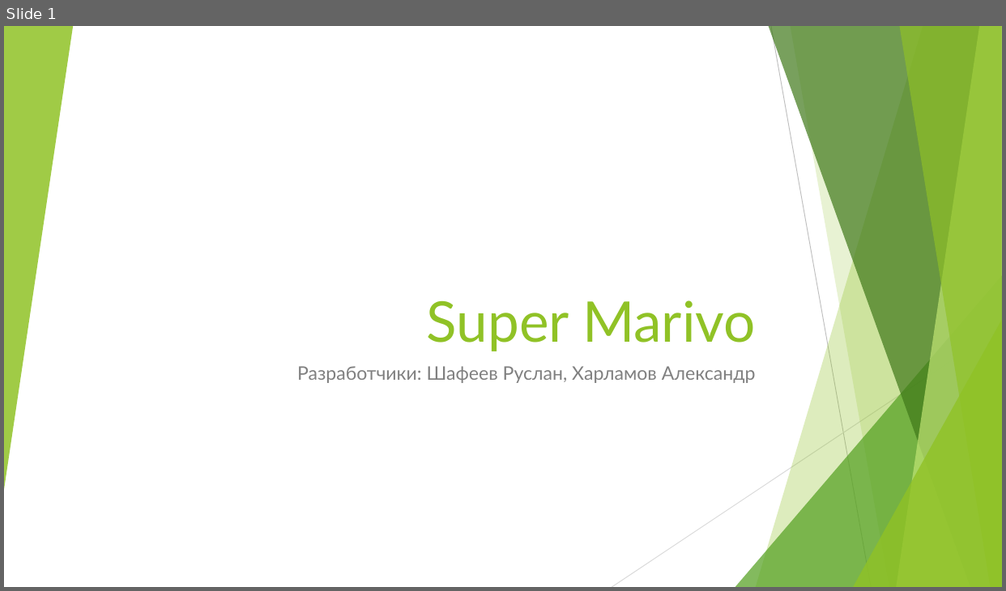
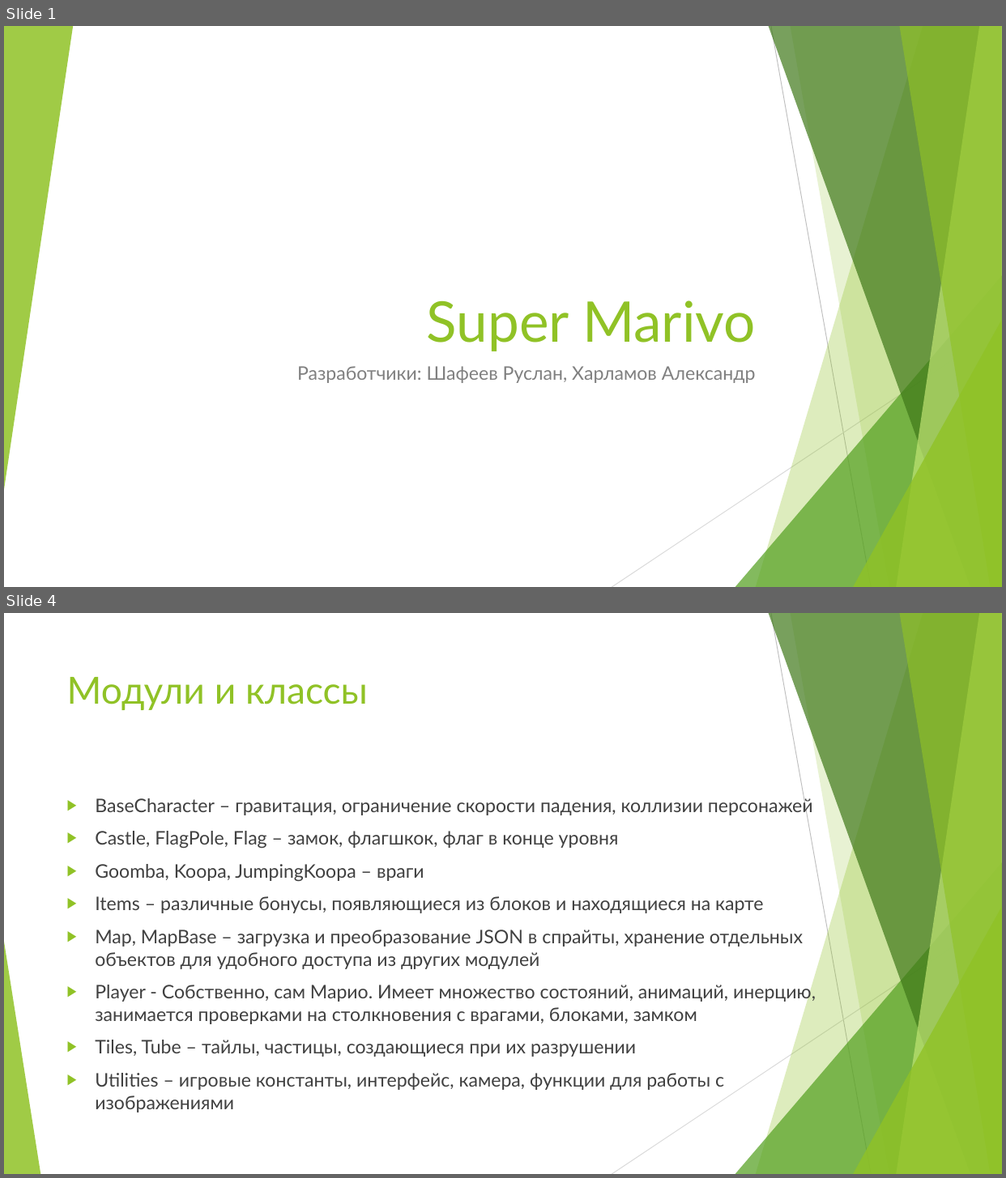
Before and after one commit to RuslanShafeev/marivo, a slide deck: Super Marivo.pptx. Shown one above the other, each under a label of ours: slide 1 before the commit, slides 1 and 4 after it; the slides between them are not shown. The pictures are 1006x591 and 1006x1178 pixels, drawn with LibreOffice and Linux fonts; fonts in the diff are those of the drawing. Boxes give left, top, right and bottom in pixels: in the first picture for what was removed or moved away, otherwise in the second. Text is boxed around its words. In the diff, an @@ line names an element or a change of style, - is before the commit and + after.

```diff
--- a/Super Marivo.pptx
+++ b/Super Marivo.pptx
@@ slide 4 added at [4,613,1002,1174], background #FFFFFF; not listed: 9 template elements that a slide beside it also shows @@
@@ title added at [67,677,368,710], 36 pt, text #90C226 @@
+Модули и классы
@@ text added at [95,796,816,1113], 18 pt, text #404040 @@
+▶ BaseCharacter – гравитация, ограничение скорости падения, коллизии персонажей
+▶ Castle, FlagPole, Flag – замок, флагшкок, флаг в конце уровня
+▶ Goomba, Koopa, JumpingKoopa – враги
+▶ Items – различные бонусы, появляющиеся из блоков и находящиеся на карте
+▶ Map, MapBase – загрузка и преобразование JSON в спрайты, хранение отдельных объектов для удобного доступа из других модулей
+▶ Player - Собственно, сам Марио. Имеет множество состояний, анимаций, инерцию, занимается проверками на столкновения с врагами, блоками, замком
+▶ Tiles, Tube – тайлы, частицы, создающиеся при их разрушении
+▶ Utilities – игровые константы, интерфейс, камера, функции для работы с изображениями
@@ triangle added at [4,942,40,1174], fill #90C226 at 85% opacity @@
```
Also in this commit, not shown: 2 slides changed, 1 other slide added, 3 slides removed, 2 other files.
